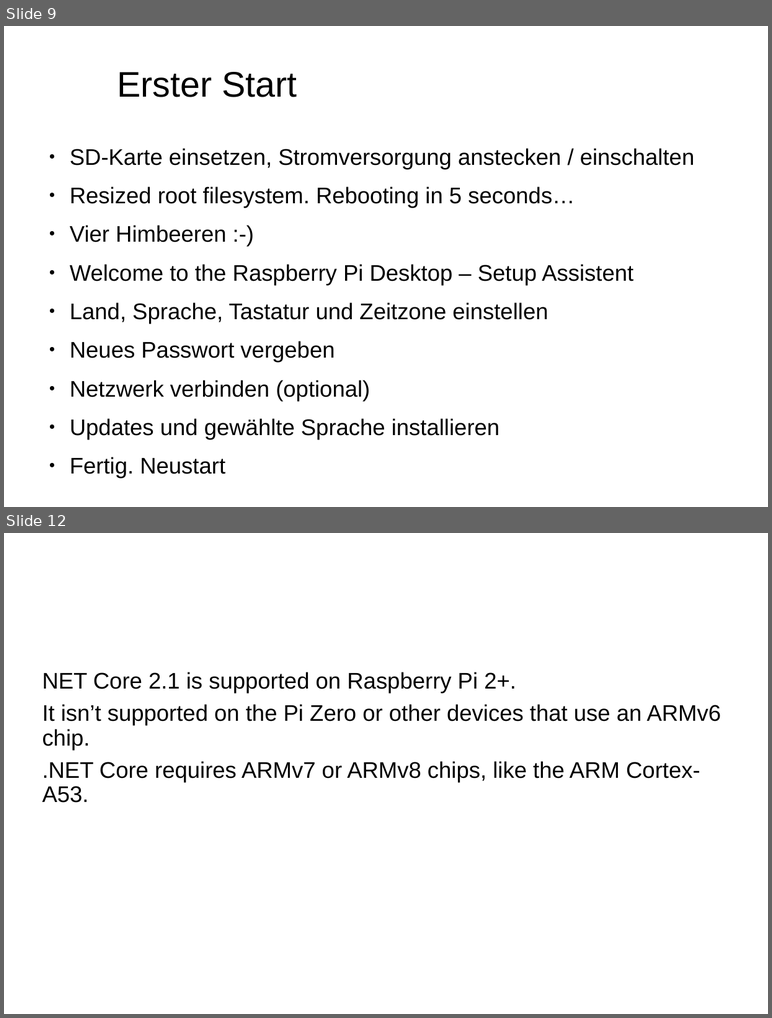
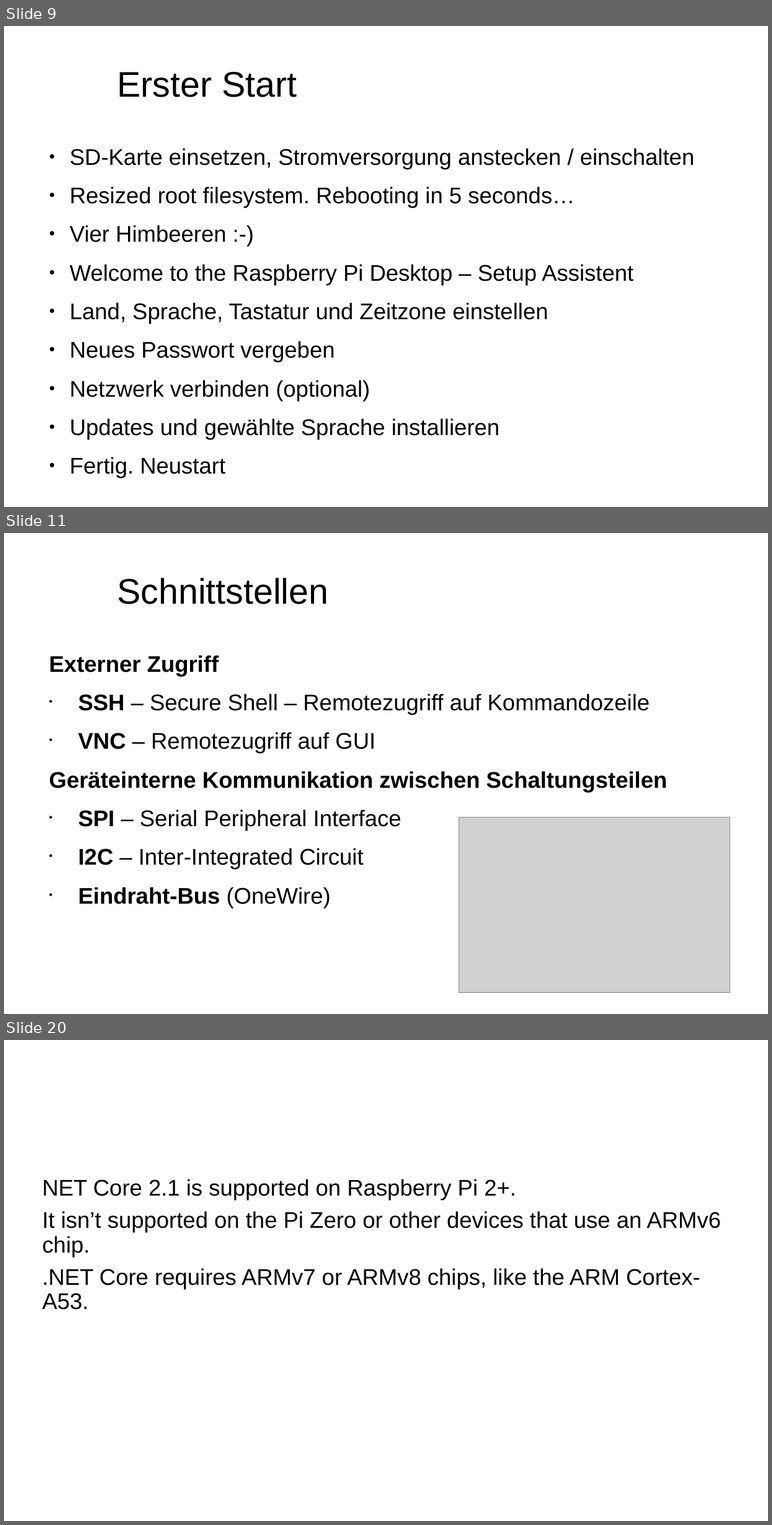
Before and after one commit to FrankPfattheicher/RaspiDotnet, a slide deck: Slides/RaspiDotnet.pptx. Shown one above the other, each under a label of ours: slides 9 and 12 before the commit, slides 9, 11 and 20 after it; the slides between them are not shown. The pictures are 772x1018 and 772x1525 pixels, drawn with LibreOffice and Linux fonts; fonts in the diff are those of the drawing; grey boxes stand for pictures; background and template pictures are left out. Boxes give left, top, right and bottom in pixels: in the first picture for what was removed or moved away, otherwise in the second. Text is boxed around its words. In the diff, an @@ line names an element or a change of style, - is before the commit and + after.

Commit message:
New slides and pictures

```diff
--- a/Slides/RaspiDotnet.pptx
+++ b/Slides/RaspiDotnet.pptx
@@ slide 11 added at (x1=4, y1=533, x2=768, y2=1014), background picture (left out) @@
@@ text added at (x1=117, y1=578, x2=329, y2=604), 44 pt, text #000000 @@
+Schnittstellen
@@ text added at (x1=49, y1=655, x2=667, y2=908), 28 pt, text #000000 @@
+Externer Zugriff
+• SSH – Secure Shell – Remotezugriff auf Kommandozeile
+• VNC – Remotezugriff auf GUI
+Geräteinterne Kommunikation zwischen Schaltungsteilen
+• SPI – Serial Peripheral Interface
+• I2C – Inter-Integrated Circuit
+• Eindraht-Bus (OneWire)
@@ picture added at (x1=458, y1=818, x2=729, y2=993) @@
@@ what was slide 12 is now slide 20 @@
```
Also in this commit, not shown: 4 slides changed, 7 other slides added, 3 other files.
